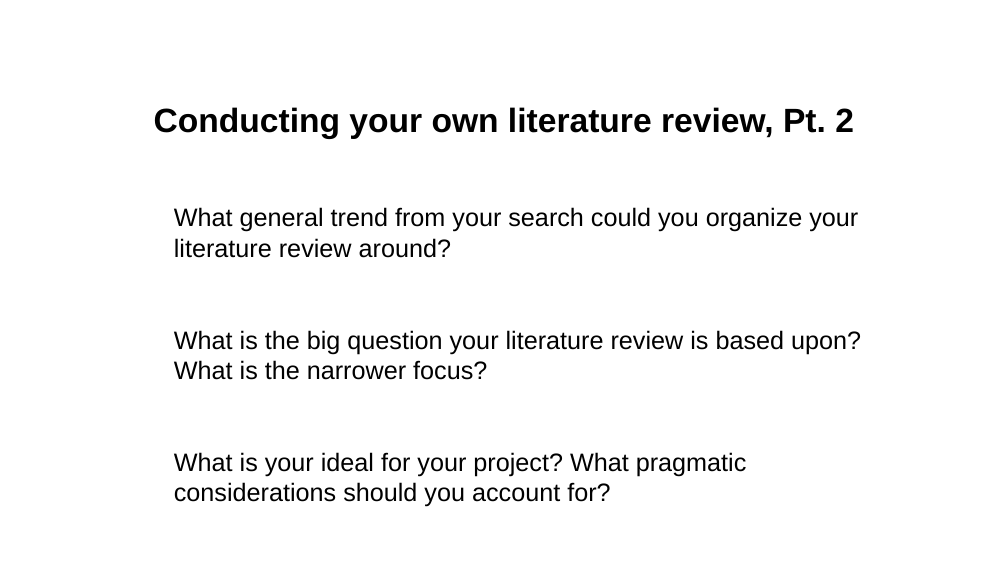
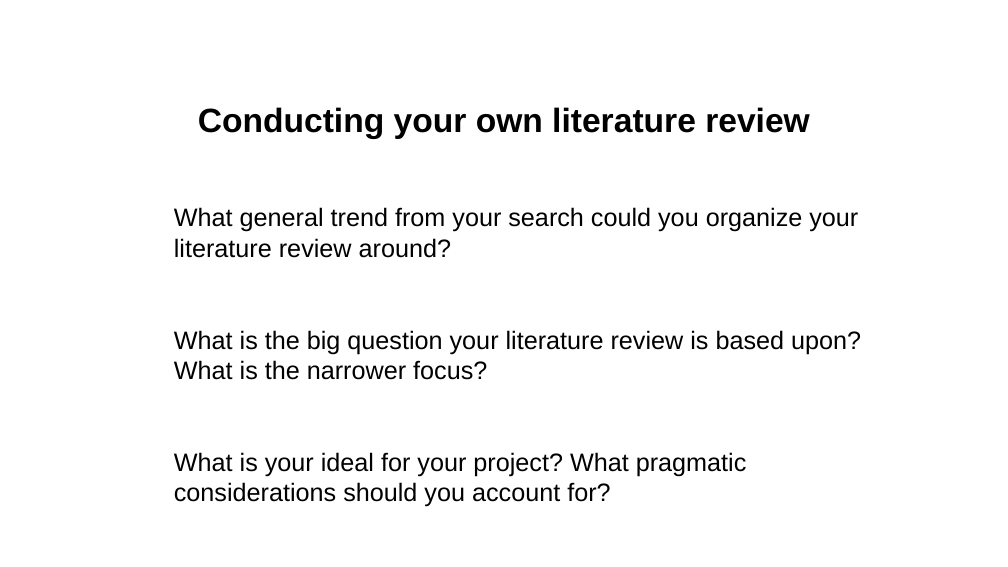
Before and after one commit to NCSU-Libraries/peer-scholars-workshops, a slide deck: slide 15 of Creating Your Literature Review - Research Strategies/ConductingLitReview.pptx (slide 17 before the commit). Drawn at 1008x567 pixels with LibreOffice and Linux fonts; fonts in the diff are those of the drawing; background and template pictures are left out. Boxes give left, top, right and bottom in pixels: in the first picture for what was removed or moved away, otherwise in the second. Text is boxed around its words. In the diff, an @@ line names an element or a change of style, - is before the commit and + after.

```diff
--- a/Creating Your Literature Review - Research Strategies/ConductingLitReview.pptx
+++ b/Creating Your Literature Review - Research Strategies/ConductingLitReview.pptx
@@ title at (198,107,810,139): text changed @@
-Conducting your own literature review, Pt. 2
+Conducting your own literature review
```
Also in this commit, not shown: 4 other slides changed, 7 slides added, 2 slides removed, 2 other files.
